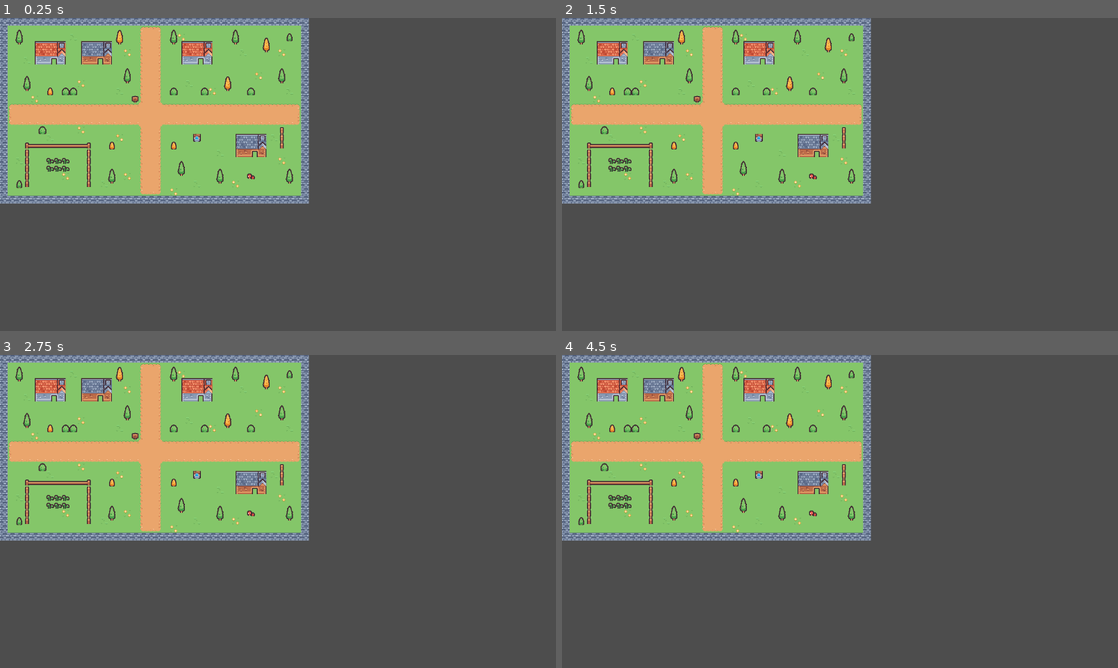
Above: before the commit, frames 1-4 (two rows, left to right).
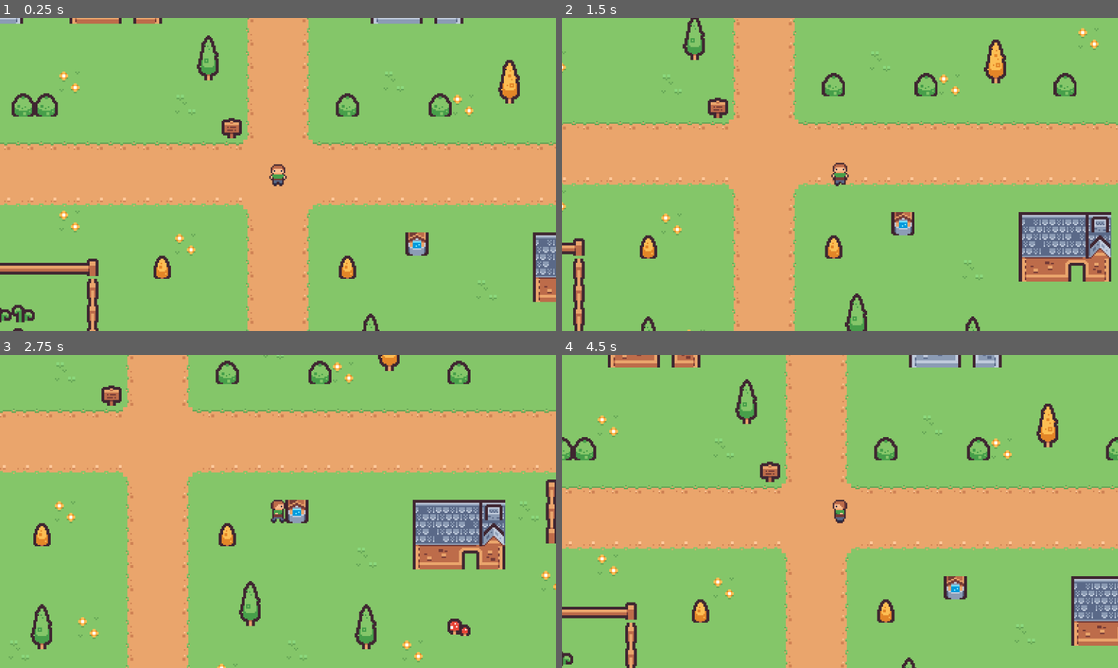
Above: after the commit, the same moments.

Repository: MatheusNDP/jd2-MatheusNDP
Game: Godot game, scene res://scenes/vila.tscn
The game is run twice, just before and just after one commit, with the same random seed, the same clock (stepped at 60 frames per second) and the same inputs. Before the commit the project has no main scene; this scene is started directly in both runs.
Inputs:
- Up to frame 1 (0.25 s): no input
- Up to frame 2 (1.5 s): tap Enter at 0.5 s; hold Right (right) 0.53-1.28 s; hold Down (down) from 1.28 s (still down)
- Up to frame 3 (2.75 s): release Down (down) at 2.03 s; hold Right (right) from 2.03 s (still down)
- Up to frame 4 (4.5 s): release Right (right) at 2.78 s; hold Up (up) 2.78-3.53 s; hold Left (left) from 3.53 s (still down)

The runs differ from the first frame. In frame 1, 89% of the frame differs, in the area x 0-100%, y 0-100%; in frame 2, 89%; in frame 3, 84%; in frame 4, 89%.

Commit message:
aula-08: vila com colisão e personagem em quatro direções

Diff:
--- /dev/null
+++ b/entities/jogador.tscn
@@ -0,0 +1,162 @@
+[gd_scene format=3]
+
+[ext_resource type="Script" path="res://scripts/jogador.gd" id="1_m0gj8"]
+[ext_resource type="Texture2D" path="res://sprites/personagem.png" id="2_mi7s2"]
+
+[sub_resource type="AtlasTexture" id="AtlasTexture_as3f3"]
+atlas = ExtResource("2_mi7s2")
+region = Rect2(0, 0, 16, 16)
+
+[sub_resource type="AtlasTexture" id="AtlasTexture_krsmw"]
+atlas = ExtResource("2_mi7s2")
+region = Rect2(16, 0, 16, 16)
+
+[sub_resource type="AtlasTexture" id="AtlasTexture_vv3b2"]
+atlas = ExtResource("2_mi7s2")
+region = Rect2(32, 0, 16, 16)
+
+[sub_resource type="AtlasTexture" id="AtlasTexture_nvuv8"]
+atlas = ExtResource("2_mi7s2")
+region = Rect2(48, 0, 16, 16)
+
+[sub_resource type="AtlasTexture" id="AtlasTexture_ntdb4"]
+atlas = ExtResource("2_mi7s2")
+region = Rect2(0, 48, 16, 16)
+
+[sub_resource type="AtlasTexture" id="AtlasTexture_1y6is"]
+atlas = ExtResource("2_mi7s2")
+region = Rect2(16, 48, 16, 16)
+
+[sub_resource type="AtlasTexture" id="AtlasTexture_wrf7a"]
+atlas = ExtResource("2_mi7s2")
+region = Rect2(32, 48, 16, 16)
+
+[sub_resource type="AtlasTexture" id="AtlasTexture_8ej8p"]
+atlas = ExtResource("2_mi7s2")
+region = Rect2(48, 48, 16, 16)
+
+[sub_resource type="AtlasTexture" id="AtlasTexture_8c0iw"]
+atlas = ExtResource("2_mi7s2")
+region = Rect2(0, 32, 16, 16)
+
+[sub_resource type="AtlasTexture" id="AtlasTexture_byptf"]
+atlas = ExtResource("2_mi7s2")
+region = Rect2(16, 32, 16, 16)
+
+[sub_resource type="AtlasTexture" id="AtlasTexture_xet37"]
+atlas = ExtResource("2_mi7s2")
+region = Rect2(32, 32, 16, 16)
+
+[sub_resource type="AtlasTexture" id="AtlasTexture_gye3k"]
+atlas = ExtResource("2_mi7s2")
+region = Rect2(48, 32, 16, 16)
+
+[sub_resource type="AtlasTexture" id="AtlasTexture_q6w5h"]
+atlas = ExtResource("2_mi7s2")
+region = Rect2(0, 16, 16, 16)
+
+[sub_resource type="AtlasTexture" id="AtlasTexture_bj3w7"]
+atlas = ExtResource("2_mi7s2")
+region = Rect2(16, 16, 16, 16)
+
+[sub_resource type="AtlasTexture" id="AtlasTexture_onb46"]
+atlas = ExtResource("2_mi7s2")
+region = Rect2(32, 16, 16, 16)
+
+[sub_resource type="AtlasTexture" id="AtlasTexture_nehf0"]
+atlas = ExtResource("2_mi7s2")
+region = Rect2(48, 16, 16, 16)
+
+[sub_resource type="SpriteFrames" id="SpriteFrames_dk2l0"]
+animations = [{
+"frames": [{
+"duration": 1.0,
+"texture": SubResource("AtlasTexture_as3f3")
+}, {
+"duration": 1.0,
+"texture": SubResource("AtlasTexture_krsmw")
+}, {
+"duration": 1.0,
+"texture": SubResource("AtlasTexture_vv3b2")
+}, {
+"duration": 1.0,
+"texture": SubResource("AtlasTexture_nvuv8")
+}],
+"loop": 1,
+"name": &"baixo",
+"speed": 8.0
+}, {
+"frames": [{
+"duration": 1.0,
+"texture": SubResource("AtlasTexture_ntdb4")
+}, {
+"duration": 1.0,
+"texture": SubResource("AtlasTexture_1y6is")
+}, {
+"duration": 1.0,
+"texture": SubResource("AtlasTexture_wrf7a")
+}, {
+"duration": 1.0,
+"texture": SubResource("AtlasTexture_8ej8p")
+}],
+"loop": 1,
+"name": &"cima",
+"speed": 8.0
+}, {
+"frames": [{
+"duration": 1.0,
+"texture": SubResource("AtlasTexture_8c0iw")
+}, {
+"duration": 1.0,
+"texture": SubResource("AtlasTexture_byptf")
+}, {
+"duration": 1.0,
+"texture": SubResource("AtlasTexture_xet37")
+}, {
+"duration": 1.0,
+"texture": SubResource("AtlasTexture_gye3k")
+}],
+"loop": 1,
+"name": &"direita",
+"speed": 8.0
+}, {
+"frames": [{
+"duration": 1.0,
+"texture": SubResource("AtlasTexture_q6w5h")
+}, {
+"duration": 1.0,
+"texture": SubResource("AtlasTexture_bj3w7")
+}, {
+"duration": 1.0,
+"texture": SubResource("AtlasTexture_onb46")
+}, {
+"duration": 1.0,
+"texture": SubResource("AtlasTexture_nehf0")
+}],
+"loop": 1,
+"name": &"esquerda",
+"speed": 8.0
+}]
+
+[sub_resource type="RectangleShape2D" id="RectangleShape2D_raifr"]
+size = Vector2(10, 6)
+
+[node name="Jogador" type="CharacterBody2D" unique_id=1712746351]
+motion_mode = 1
+script = ExtResource("1_m0gj8")
+
+[node name="AnimatedSprite2D" type="AnimatedSprite2D" parent="." unique_id=187253544]
+z_index = 1
+sprite_frames = SubResource("SpriteFrames_dk2l0")
+animation = &"baixo"
+
+[node name="CollisionShape2D" type="CollisionShape2D" parent="." unique_id=1477637884]
+position = Vector2(0, 5)
+shape = SubResource("RectangleShape2D_raifr")
+
+[node name="Camera2D" type="Camera2D" parent="." unique_id=1251612051]
+zoom = Vector2(3, 3)
+limit_left = 0
+limit_top = 0
+limit_right = 640
+limit_bottom = 384
--- a/project.godot
+++ b/project.godot
@@ -11,6 +11,7 @@
 [application]
 
 config/name="jd2-MatheusNDP"
+run/main_scene="res://scenes/vila.tscn"
 config/features=PackedStringArray("4.7", "GL Compatibility")
 config/icon="res://icon.svg"
 
--- a/scenes/vila.tscn
+++ b/scenes/vila.tscn
@@ -1,13 +1,17 @@
 [gd_scene format=4]
 
-[ext_resource type="TileSet" path="res://tiles/vila.tres" id="1_s03bs"]
+[ext_resource type="TileSet" path="res://tiles/vila.tres" id="1_88362"]
+[ext_resource type="PackedScene" path="res://entities/jogador.tscn" id="2_22uim"]
 
-[node name="Vila" type="Node2D" unique_id=1795790094]
+[node name="Vila" type="Node2D" unique_id=203263259]
 
-[node name="chao" type="TileMapLayer" parent="." unique_id=1616488673]
+[node name="chao" type="TileMapLayer" parent="." unique_id=907433813]
 tile_map_data = PackedByteArray("AAAAAAAAAAAAAAAAAAABAAAAAAAAAAAAAAACAAAAAAAAAAAAAAADAAAAAAAAAAAAAAAEAAAAAAAAAAAAAAAFAA …(15280 unchanged characters)…
-tile_set = ExtResource("1_s03bs")
+tile_set = ExtResource("1_88362")
 
-[node name="objetos" type="TileMapLayer" parent="." unique_id=1909402240]
+[node name="objetos" type="TileMapLayer" parent="." unique_id=1593122804]
 tile_map_data = PackedByteArray("AAAAAAAAAAAGAAoAAAAAABcAAAAGAAoAAAABAAAAAAAGAAoAAAABABcAAAAGAAoAAAACAAAAAAAGAAoAAAACAB …(2848 unchanged characters)…
-tile_set = ExtResource("1_s03bs")
+tile_set = ExtResource("1_88362")
+
+[node name="Jogador" parent="." unique_id=1712746351 instance=ExtResource("2_22uim")]
+position = Vector2(312, 200)
--- /dev/null
+++ b/scripts/jogador.gd
@@ -0,0 +1,26 @@
+extends CharacterBody2D
+
+@export var velocidade: float = 70.0
+
+@onready var anim: AnimatedSprite2D = $AnimatedSprite2D
+
+
+func _physics_process(_delta: float) -> void:
+	var direcao := Input.get_vector("left", "right", "up", "down")
+	velocity = direcao * velocidade
+	move_and_slide()
+
+	if direcao == Vector2.ZERO:
+		anim.stop()
+		return
+
+	if abs(direcao.x) > abs(direcao.y):
+		if direcao.x > 0:
+			anim.play("direita")
+		else:
+			anim.play("esquerda")
+	else:
+		if direcao.y > 0:
+			anim.play("baixo")
+		else:
+			anim.play("cima")
--- a/tiles/vila.tres
+++ b/tiles/vila.tres
@@ -8,6 +8,7 @@
 1:0/0 = 0
 2:0/0 = 0
 5:0/0 = 0
+5:0/0/physics_layer_0/polygon_0/points = PackedVector2Array(-8, -8, 8, -8, 8, 8, -8, 8)
 6:0/0 = 0
 7:0/0 = 0
 8:0/0 = 0
@@ -28,7 +29,9 @@
 1:2/0 = 0
 2:2/0 = 0
 3:2/0 = 0
+3:2/0/physics_layer_0/polygon_0/points = PackedVector2Array(-8, -8, 8, -8, 8, 8, -8, 8)
 4:2/0 = 0
+4:2/0/physics_layer_0/polygon_0/points = PackedVector2Array(-8, -8, 8, -8, 8, 8, -8, 8)
 5:2/0 = 0
 6:2/0 = 0
 7:2/0 = 0
@@ -48,18 +51,25 @@
 9:3/0 = 0
 10:3/0 = 0
 11:3/0 = 0
+11:3/0/physics_layer_0/polygon_0/points = PackedVector2Array(-8, -8, 8, -8, 8, 8, -8, 8)
 8:4/0 = 0
 9:4/0 = 0
 10:4/0 = 0
 11:4/0 = 0
+11:4/0/physics_layer_0/polygon_0/points = PackedVector2Array(-8, -8, 8, -8, 8, 8, -8, 8)
 8:5/0 = 0
 9:5/0 = 0
 10:5/0 = 0
 11:5/0 = 0
+11:5/0/physics_layer_0/polygon_0/points = PackedVector2Array(-8, -8, 8, -8, 8, 8, -8, 8)
 8:6/0 = 0
+8:6/0/physics_layer_0/polygon_0/points = PackedVector2Array(-8, -8, 8, -8, 8, 8, -8, 8)
 9:6/0 = 0
+9:6/0/physics_layer_0/polygon_0/points = PackedVector2Array(-8, -8, 8, -8, 8, 8, -8, 8)
 10:6/0 = 0
+10:6/0/physics_layer_0/polygon_0/points = PackedVector2Array(-8, -8, 8, -8, 8, 8, -8, 8)
 11:6/0 = 0
+11:6/0/physics_layer_0/polygon_0/points = PackedVector2Array(-8, -8, 8, -8, 8, 8, -8, 8)
 0:7/0 = 0
 1:7/0 = 0
 2:7/0 = 0
@@ -81,6 +91,7 @@
 6:8/0 = 0
 7:8/0 = 0
 8:8/0 = 0
+8:8/0/physics_layer_0/polygon_0/points = PackedVector2Array(-8, -8, 8, -8, 8, 8, -8, 8)
 9:8/0 = 0
 10:8/0 = 0
 11:8/0 = 0
@@ -103,6 +114,7 @@
 4:10/0 = 0
 5:10/0 = 0
 6:10/0 = 0
+6:10/0/physics_layer_0/polygon_0/points = PackedVector2Array(-8, -8, 8, -8, 8, 8, -8, 8)
 7:10/0 = 0
 8:10/0 = 0
 9:10/0 = 0
@@ -110,12 +122,17 @@
 11:10/0 = 0
 0:4/size_in_atlas = Vector2i(4, 3)
 0:4/0 = 0
+0:4/0/physics_layer_0/polygon_0/points = PackedVector2Array(-32, -24, 32, -24, 32, 24, -32, 24)
 4:4/size_in_atlas = Vector2i(4, 3)
 4:4/0 = 0
+4:4/0/physics_layer_0/polygon_0/points = PackedVector2Array(-32, -24, 32, -24, 32, 24, -32, 24)
 3:0/size_in_atlas = Vector2i(1, 2)
 3:0/0 = 0
+3:0/0/physics_layer_0/polygon_0/points = PackedVector2Array(-8, -16, 8, -16, 8, 16, -8, 16)
 4:0/size_in_atlas = Vector2i(1, 2)
 4:0/0 = 0
+4:0/0/physics_layer_0/polygon_0/points = PackedVector2Array(-8, -16, 8, -16, 8, 16, -8, 16)
 
 [resource]
+physics_layer_0/collision_layer = 1
 sources/0 = SubResource("TileSetAtlasSource_tv3y4")
Not shown, added: scripts/jogador.gd.uid
Not shown, added: DEVLOG.md
Not shown, changed: README.md
